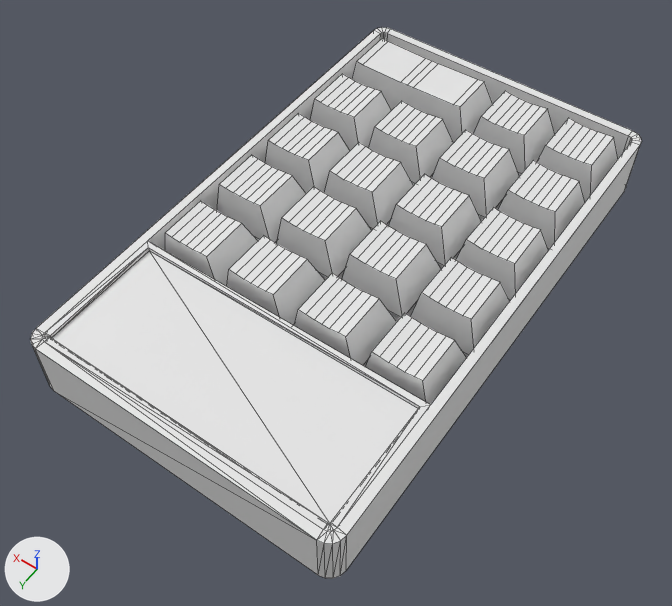
The FBX model stdObj/calculator.fbx as it was, and as the next commit left it.
Before and after are seen from a 50 mm lens placed at (-9.84, 16.17, 20.42), pointed at (-0.2, 2.67, -0.79). Every picture has the same lights, and +X, +Y and +Z are marked at lower left. Mesh edges are drawn as thin lines. Where no turn or scale is listed for an object, it has been applied to the vertices. Vertices at the same position are counted once.

Before the edit, the objects in view are built like this:
```python
me_cube_004 = bpy.data.meshes.new('Cube.004')
me_cube_004.from_pydata(...)  # 142 vertices, 148 faces; spans x -5.0..4.8, y -7.0..9.5, z -1.0..1.0
# before: 0 (4.8, -6.6, -1.0), 6 (4.5, -6.5, 1.0) at pixel (380, 33), 31 (4.8, 9.0, -1.0), 44 (4.8, -6.6, 1.0) at pixel (373, 30), 56 (4.8, 9.0, 1.0) at pixel (36, 328)
# before: 103 (4.8, 0.0, 1.0) at pixel (254, 136), 104 (4.8, 2.6, 1.0) at pixel (197, 185), 124 (4.5, 9.1, 1.0) at pixel (42, 335), 125 (4.5, 9.0, 1.0) at pixel (44, 332), 129 (4.5, 5.1, 1.0) at pixel (147, 240)
# before: 11 (-5.0, -6.6, -1.0) at pixel (624, 191), 15 (-4.7, -6.5, 1.0) at pixel (631, 141), 20 (-5.0, 9.0, -1.0) at pixel (346, 570), 49 (-5.0, -6.6, 1.0) at pixel (640, 144), 54 (-5.0, 9.0, 1.0) at pixel (346, 535)
# before: 100 (-5.0, 0.0, 1.0) at pixel (538, 279), 101 (-5.0, 2.6, 1.0) at pixel (490, 343), 122 (-4.7, 9.0, 1.0) at pixel (337, 527), 123 (-4.7, 5.0, 1.0) at pixel (430, 404)
me_cube_006 = bpy.data.meshes.new('Cube.006')
me_cube_006.from_pydata(...)  # 18 vertices, 10 faces; spans x -2.25..2.25, y -1.35..0.75, z -0.75..0.75
me_cube_022 = bpy.data.meshes.new('Cube.022')
me_cube_022.from_pydata(...)  # 18 vertices, 10 faces; spans x -1.05..1.05, y -1.35..0.75, z -0.75..0.75
ob_case = bpy.data.objects.new('case', me_cube_004)
ob_case.location = (0.0, 0.0, 0.0)
ob_key1 = bpy.data.objects.new('key1', me_cube_006)
ob_key1.location = (2.13, -5.23, 0.61)
ob_key18 = bpy.data.objects.new('key18', me_cube_022)
ob_key18.location = (-1.25, 4.02, 0.61)
# also in view: 'key10' at (-3.55, -0.89, 0.61); 'key16' at (1.07, 3.72, 0.61); 'key3' at (-3.55, -3.23, 0.61); 'key4' at (-1.25, -3.23, 0.61); 'key5' at (1.07, -3.23, 0.61)
```
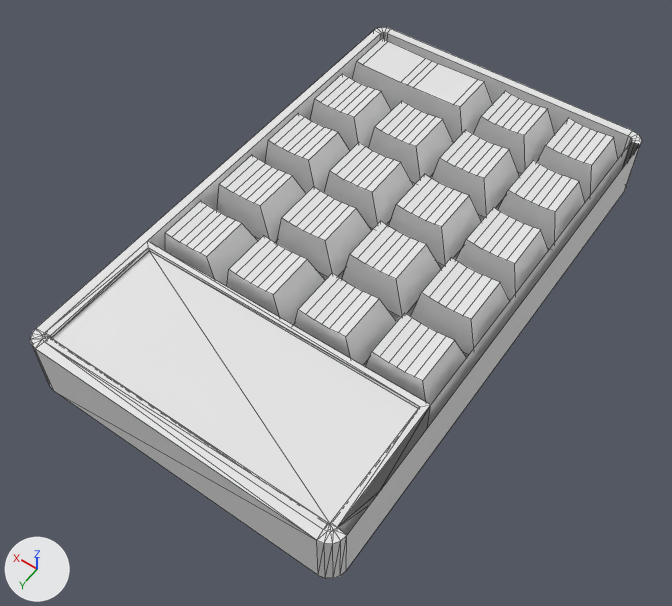
Location of each change, [x1, y1, x2, y2] in pixels of the pictures (672 x 606 px; the box of a moved part takes in the faces that stretch with it):
part 1 of me_cube_004, moved or reshaped: before [37, 31, 380, 333]; after [37, 31, 380, 334]
part 2 of me_cube_004, cut back: before [337, 142, 640, 570]; after [346, 146, 640, 570]

What changed in the scene script:
```text
Change me_cube_004:
    where me_cube_004.from_pydata(...)  # 142 vertices, 148 faces; spans x -5.0..4.8, y -7.0..9.5, z -1.0..1.0
    used by ob_case; location = (0.0, 0.0, 0.0)
    verts and faces of me_cube_004; kept vertices keep their numbers, new ones are numbered from 142
    me_cube_004 part 1
    add delete_vertices([103, 104])  # with the faces that use them
    add faces += [(6, 44, 56, 125, 124, 129), (0, 31, 56, 44)]
    me_cube_004 part 2
    add delete_vertices([100, 101])  # with the faces that use them
    add faces += [(11, 49, 54, 20)]
```
